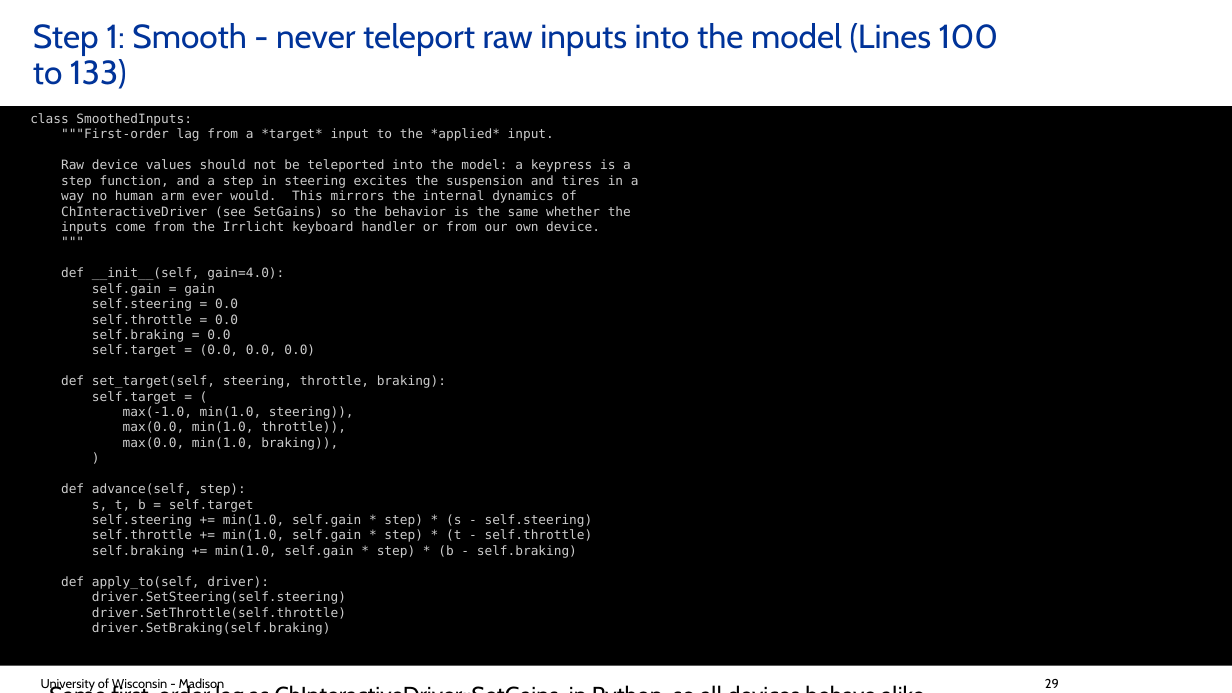
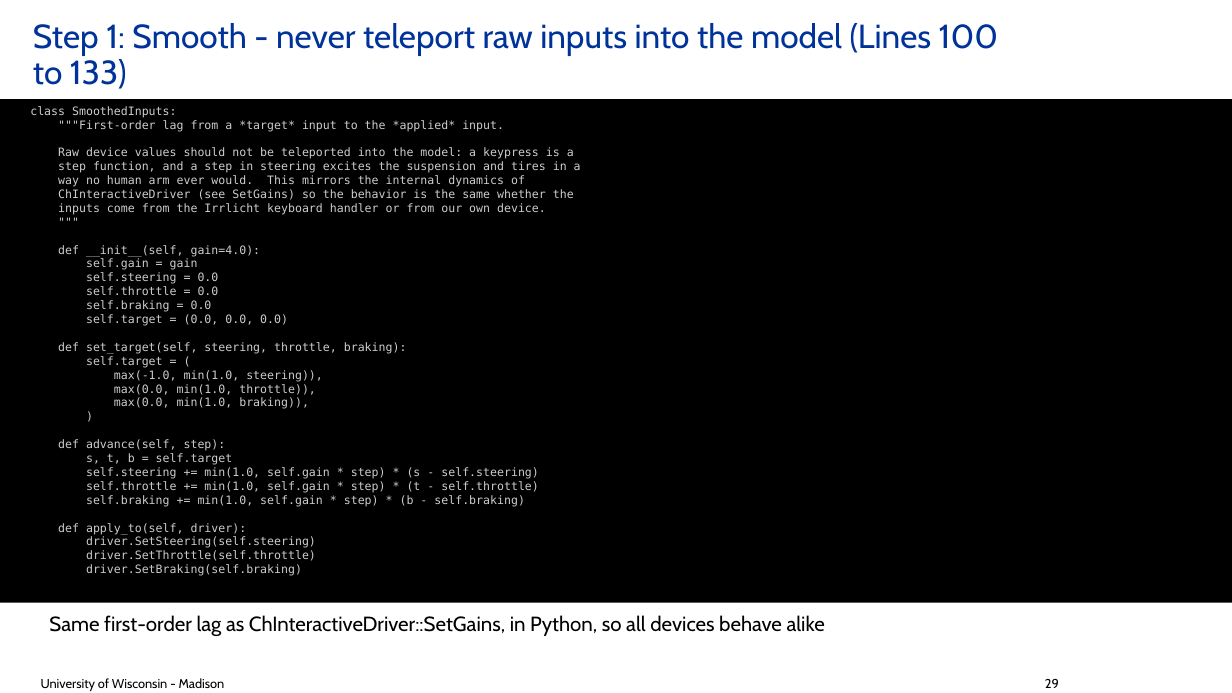
Before and after one commit to ksha23/chrono-hil-tutorial, a slide deck: slide 29 of tutorial_HIL_driver.pptx. Drawn at 1232x693 pixels with LibreOffice and Linux fonts; fonts in the diff are those of the drawing; background and template pictures are left out. Boxes give left, top, right and bottom in pixels: in the first picture for what was removed or moved away, otherwise in the second. Text is boxed around its words. In the diff, an @@ line names an element or a change of style, - is before the commit and + after.

```diff
--- a/tutorial_HIL_driver.pptx
+++ b/tutorial_HIL_driver.pptx
@@ rectangle "class SmoothedInputs:" resized from (x1=0, y1=106, x2=1232, y2=666) to (x1=0, y1=99, x2=1232, y2=603) @@
@@ rectangle "class SmoothedInputs:" at (x1=0, y1=99, x2=1232, y2=603): size 10 to 9 pt @@
@@ text "Same first-order lag as ChInteractiveDriver::SetGains, ..." moved from (x1=41, y1=676, x2=1192, y2=693) to (x1=49, y1=615, x2=825, y2=636) @@
@@ text "Same first-order lag as ChInteractiveDriver::SetGains, ..." at (x1=49, y1=615, x2=825, y2=636): size 18 to 16 pt @@
```
Also in this commit, not shown: 1 other slide changed.
